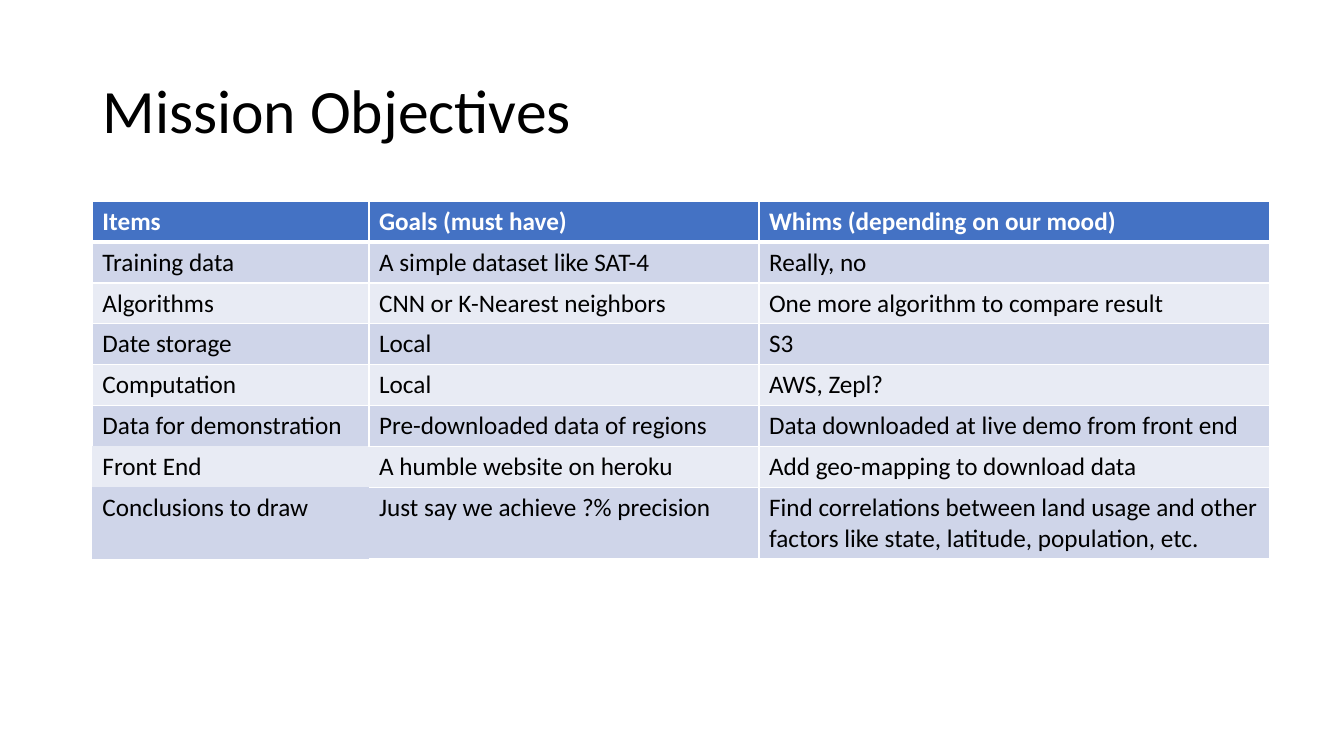
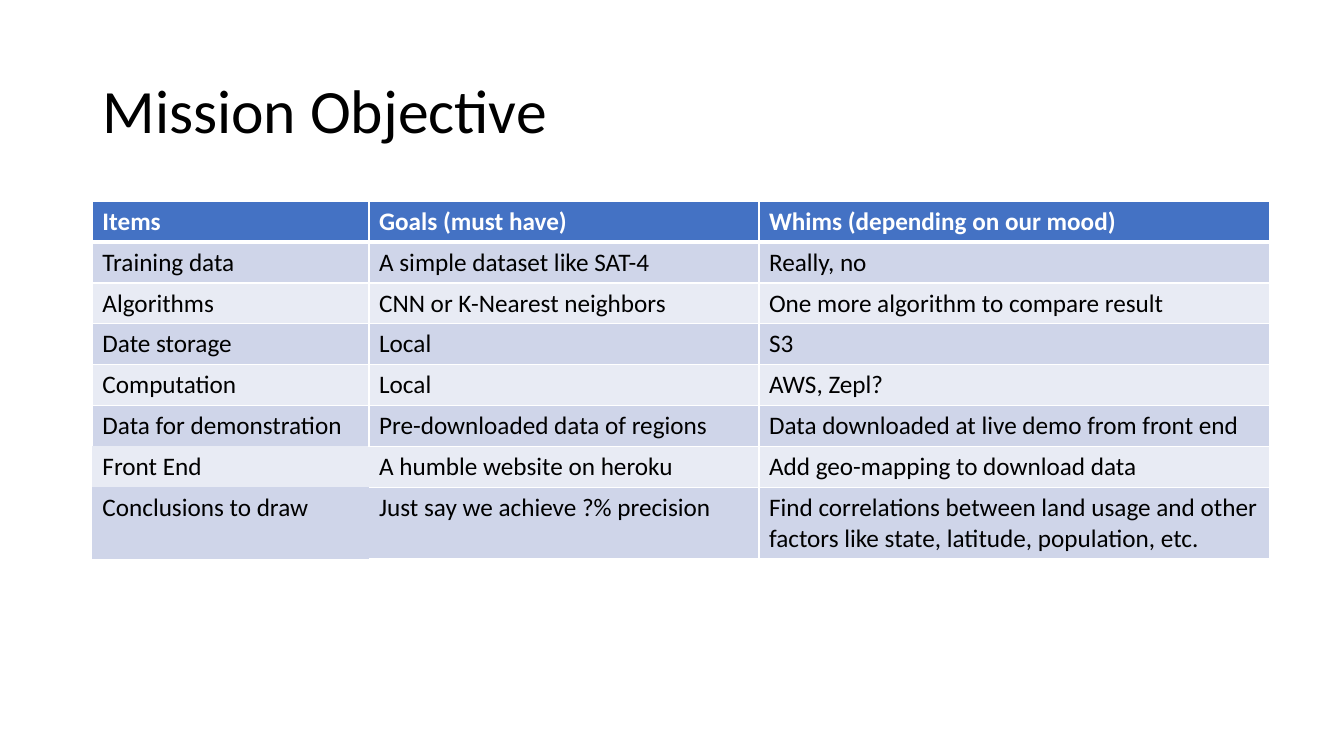
Before and after one commit to ziangzhang10/satellite-data-machine-learning, a slide deck: slide 4 of Proposal/draft_proposal.pptx (slide 3 before the commit). Drawn at 1344x756 pixels with LibreOffice and Linux fonts; fonts in the diff are those of the drawing. Boxes give left, top, right and bottom in pixels: in the first picture for what was removed or moved away, otherwise in the second. Text is boxed around its words. In the diff, an @@ line names an element or a change of style, - is before the commit and + after.

```diff
--- a/Proposal/draft_proposal.pptx
+++ b/Proposal/draft_proposal.pptx
@@ title at <box>102,90,547,144</box>: text changed @@
-Mission Objectives
+Mission Objective
```
Also in this commit, not shown: 2 other slides changed, 1 slide added, 2 other files.
